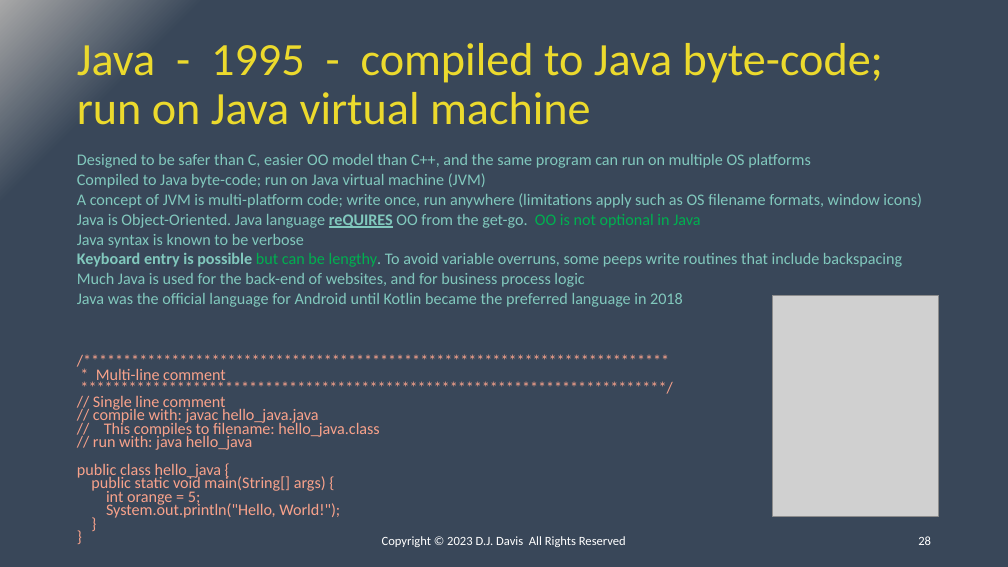
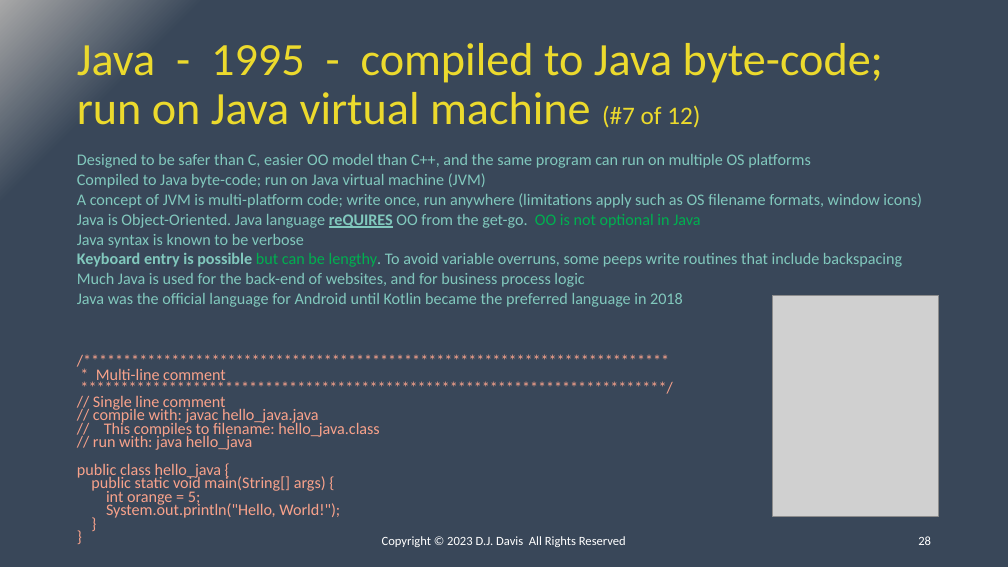
Before and after one commit to ipv3/DC31-BIC, a slide deck: slide 28 of Presentation.pptx. Drawn at 1008x567 pixels with LibreOffice and Linux fonts; fonts in the diff are those of the drawing; grey boxes stand for pictures. Boxes give left, top, right and bottom in pixels: in the first picture for what was removed or moved away, otherwise in the second. Text is boxed around its words. In the diff, an @@ line names an element or a change of style, - is before the commit and + after.

```diff
--- a/Presentation.pptx
+++ b/Presentation.pptx
@@ title at [77,43,883,128]: text changed @@
-Java - 1995 - compiled to Java byte-code; run on Java virtual machine
+Java - 1995 - compiled to Java byte-code; run on Java virtual machine (#7 of 12)
```
Also in this commit, not shown: 11 other slides changed, 1 other file.
